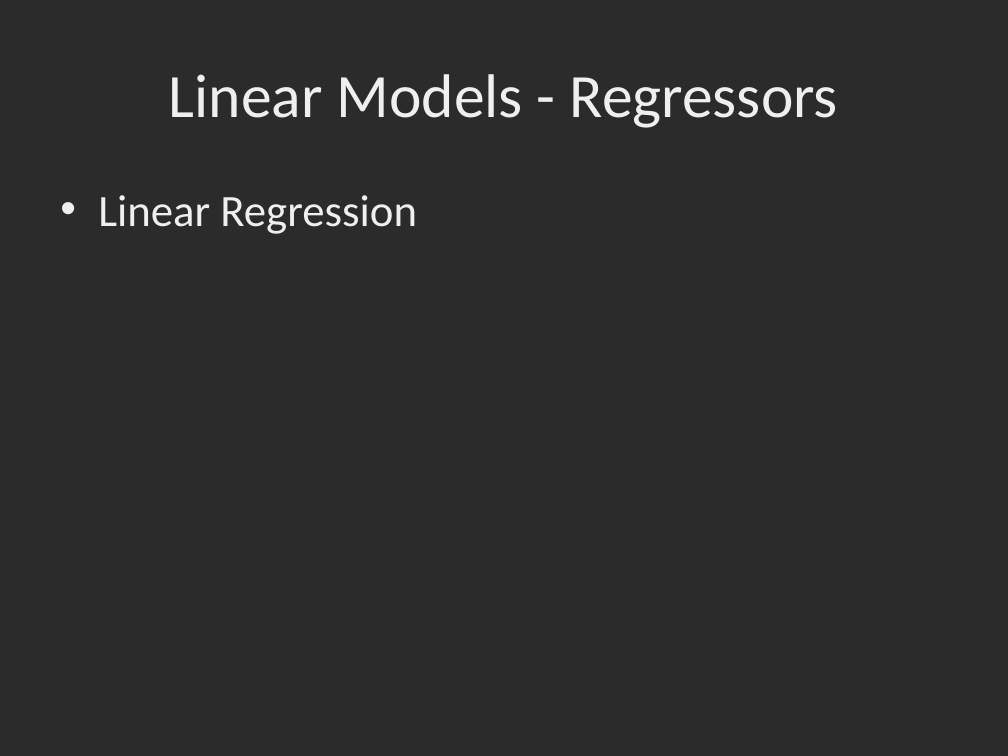
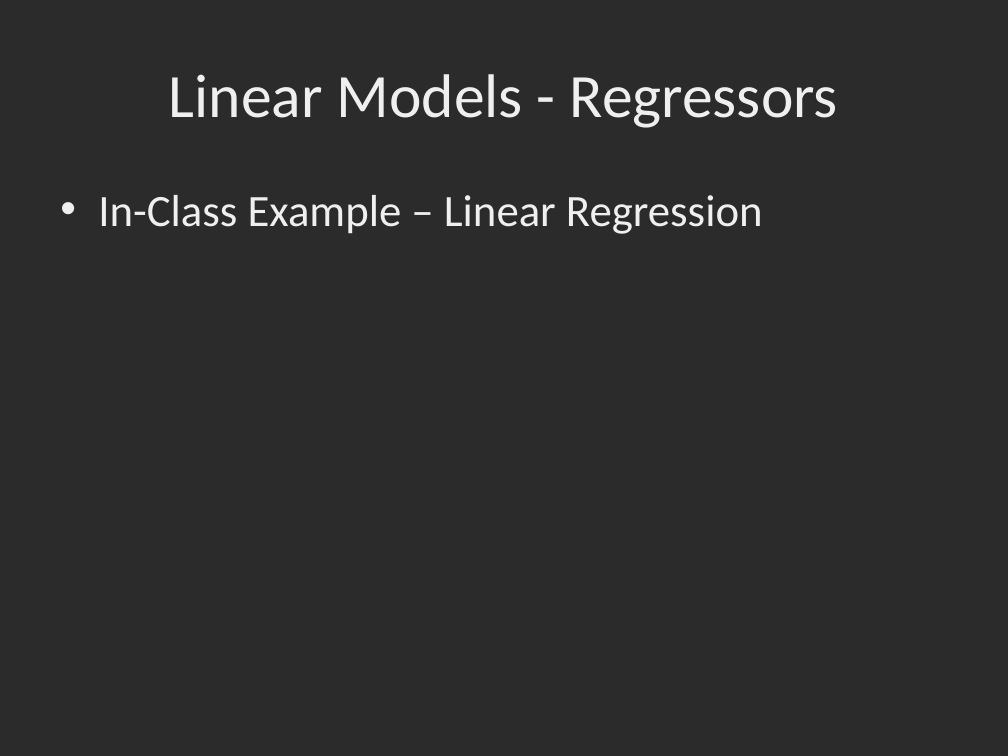
Before and after one commit to dbowmans46/PracticalProgramming, a slide deck: slide 42 of Session 7 - Python/Instructional Material/Session 7 - Python Brief Intro to Machine Learning with Scikit Learn.pptx (slide 33 before the commit). Drawn at 1008x756 pixels with LibreOffice and Linux fonts; fonts in the diff are those of the drawing; background and template pictures are left out; a plain dark background stands for a picture behind light text. Boxes give left, top, right and bottom in pixels: in the first picture for what was removed or moved away, otherwise in the second. Text is boxed around its words. In the diff, an @@ line names an element or a change of style, - is before the commit and + after.

Commit message:
Added slides for linear regressor, ridge, and lasso.  Added more classifiers to go over.

```diff
--- a/Session 7 - Python/Instructional Material/Session 7 - Python Brief Intro to Machine Learning with Scikit Learn.pptx
+++ b/Session 7 - Python/Instructional Material/Session 7 - Python Brief Intro to Machine Learning with Scikit Learn.pptx
@@ text at [98,195,763,234]: text changed @@
-• Linear Regression
+• In-Class Example – Linear Regression
```
Also in this commit, not shown: 5 other slides changed, 18 slides added.
